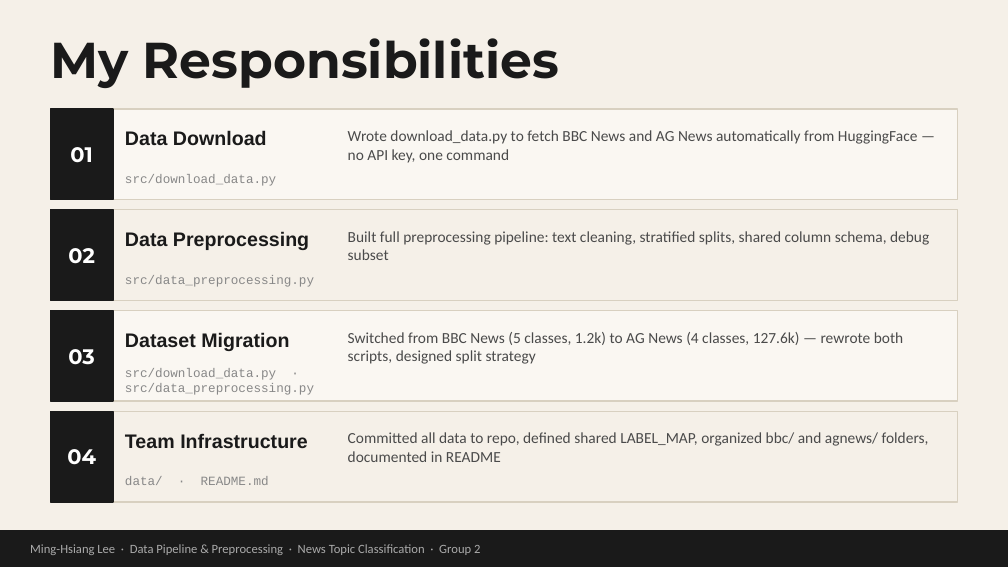
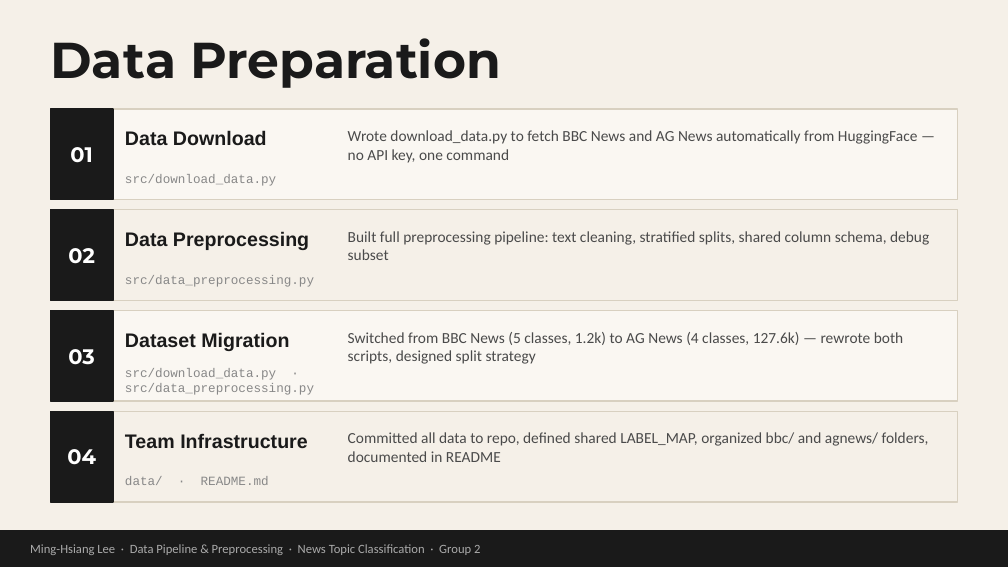
Before and after one commit to mhleethomas/News_Topic_Classification, a slide deck: slide 2 of thomas_presentation.pptx. Drawn at 1008x567 pixels with LibreOffice and Linux fonts; fonts in the diff are those of the drawing. Boxes give left, top, right and bottom in pixels: in the first picture for what was removed or moved away, otherwise in the second. Text is boxed around its words. In the diff, an @@ line names an element or a change of style, - is before the commit and + after.

```diff
--- a/thomas_presentation.pptx
+++ b/thomas_presentation.pptx
@@ text at bbox=[50, 38, 501, 88]: text changed @@
-My Responsibilities
+Data Preparation
```
Also in this commit, not shown: 1 slide added, 1 other file.
